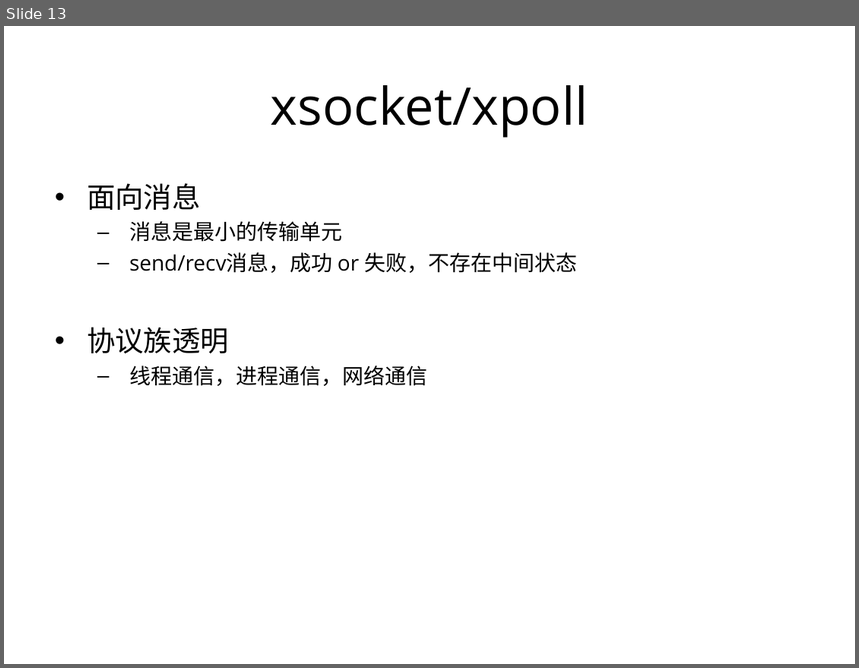
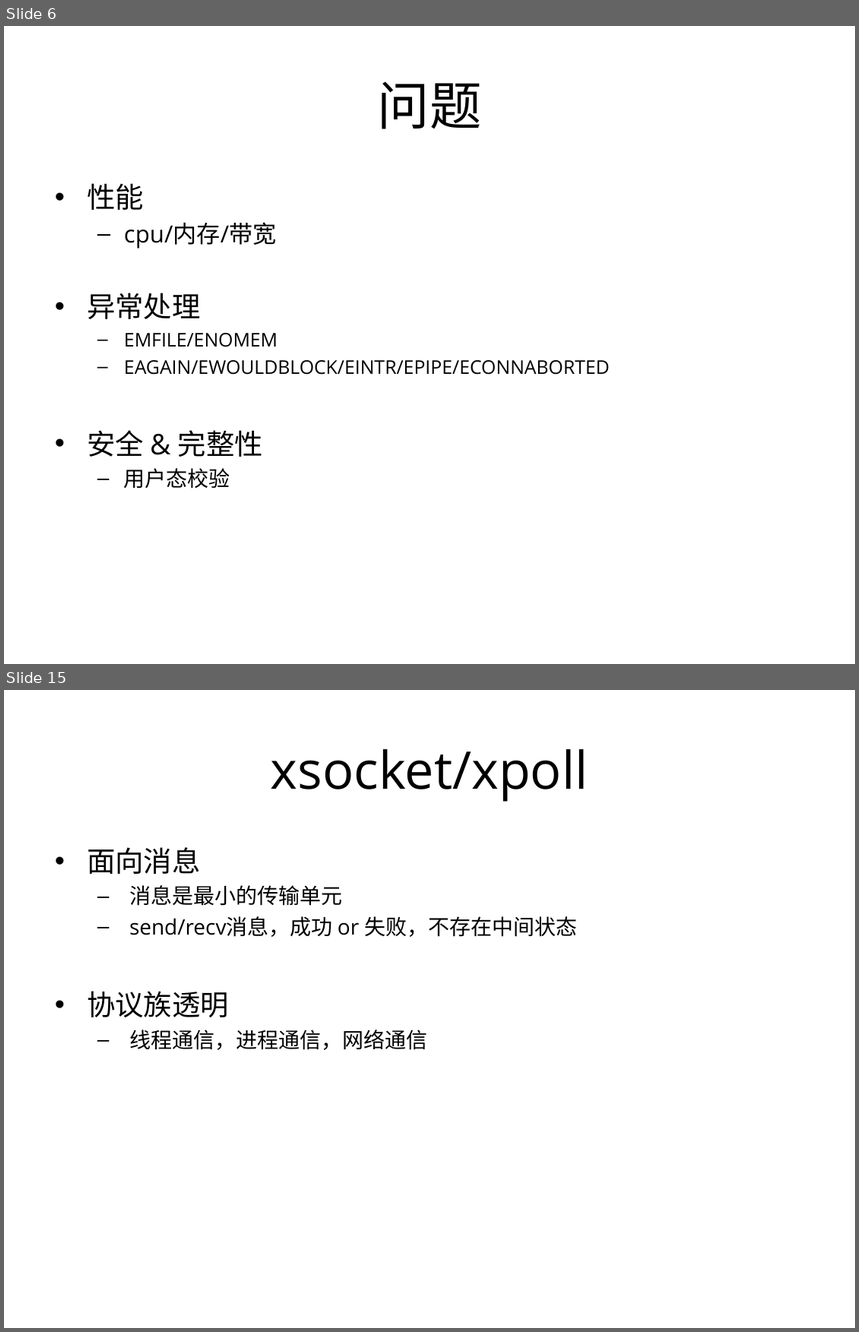
Before and after one commit to proxyio/xio, a slide deck: docs/PROXYIO.ppt. Shown one above the other, each under a label of ours: slide 13 before the commit, slides 6 and 15 after it; the slides between them are not shown. The pictures are 859x668 and 859x1332 pixels, drawn with LibreOffice and Linux fonts; fonts in the diff are those of the drawing. Boxes give left, top, right and bottom in pixels: in the first picture for what was removed or moved away, otherwise in the second. Text is boxed around its words. In the diff, an @@ line names an element or a change of style, - is before the commit and + after.

```diff
--- a/docs/PROXYIO.ppt
+++ b/docs/PROXYIO.ppt
@@ slide 6 added at [4,26,855,664], background #FFFFFF @@
@@ title added at [378,81,482,129], 44 pt, text #000000 @@
+问题
@@ text added at [87,183,610,489], 16 pt, text #000000 @@
+• 性能
+  – cpu/内存/带宽
+• 异常处理
+  – EMFILE/ENOMEM
+  – EAGAIN/EWOULDBLOCK/EINTR/EPIPE/ECONNABORTED
+• 安全 & 完整性
+  – 用户态校验
@@ what was slide 13 is now slide 15 @@
```
Also in this commit, not shown: 4 slides changed, 9 other slides added, 11 slides removed.
